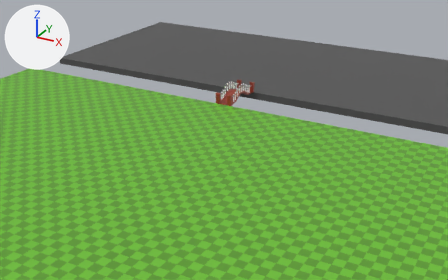
A saved change to the FBX model Assets/BATUHAN/Models/GameArea.fbx.
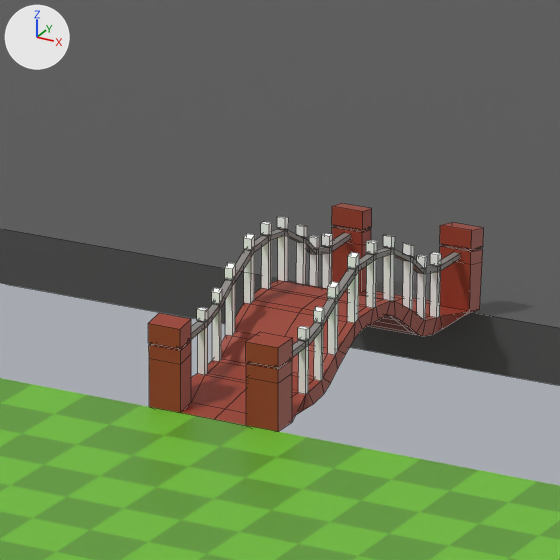
Each version is shown from a 50 mm camera at (31.14, 21.11, 30.17) aimed at (-6.73, 89.95, -4.25), then close up on the part from 44% to 59% of the width and 20% to 43% of the height. The axes (+X, +Y, +Z) are drawn at upper left. The lights are the same throughout. The close-ups show mesh edges as thin lines. Where no turn or scale is listed for an object, it has been applied to the vertices. Vertices at the same position are counted once.

Names of what the first close-up shows: 'GelisimAlani', 'Köprü', 'Tarla'.
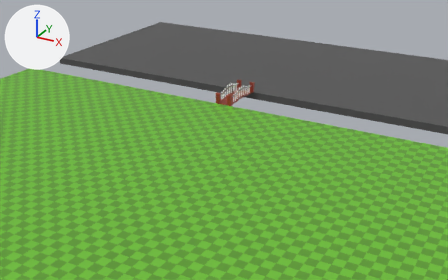
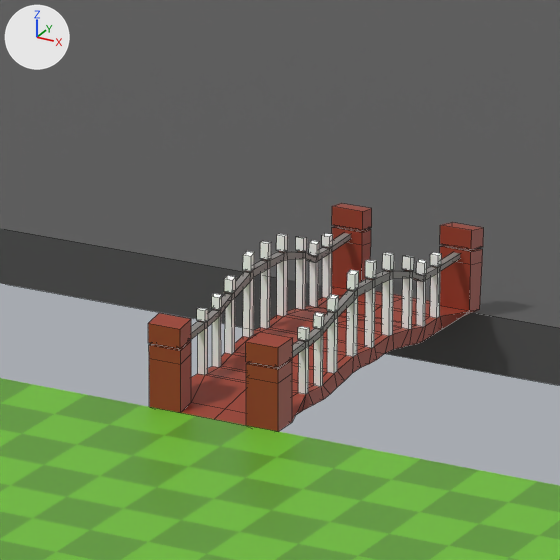
Boxes [x1, y1, x2, y2] around the edits, measured in the close-ups (560 x 560 px; the box of a moved part takes in the faces that stretch with it):
part 1 of me_mesh, moved or reshaped
    before: [198, 216, 442, 410]
    after: [198, 233, 442, 410]

The edits, one by one:
me_mesh is used by ob_köprü; location (-6.72, 93.23, 1.84).
me_mesh had 773 vertices, 797 faces and spanned x -1.24..1.4, y -3.36..3.14, z -0.94..1.22.
me_mesh now has 773 vertices, 797 faces and spans x -1.24..1.4, y -3.36..3.14, z -0.94..0.9.
me_mesh part 1: 549 of 773 vertices moved; they spanned x -1.03..1.12, y -2.11..2.09, z -0.91..1.22 and now span x -1.03..1.12, y -2.11..2.09, z -0.94..0.9; mean shift (0.0, -0.01, -0.26); largest move (-1.02, -0.04, 0.13) -> (-1.02, -0.08, -0.54).
